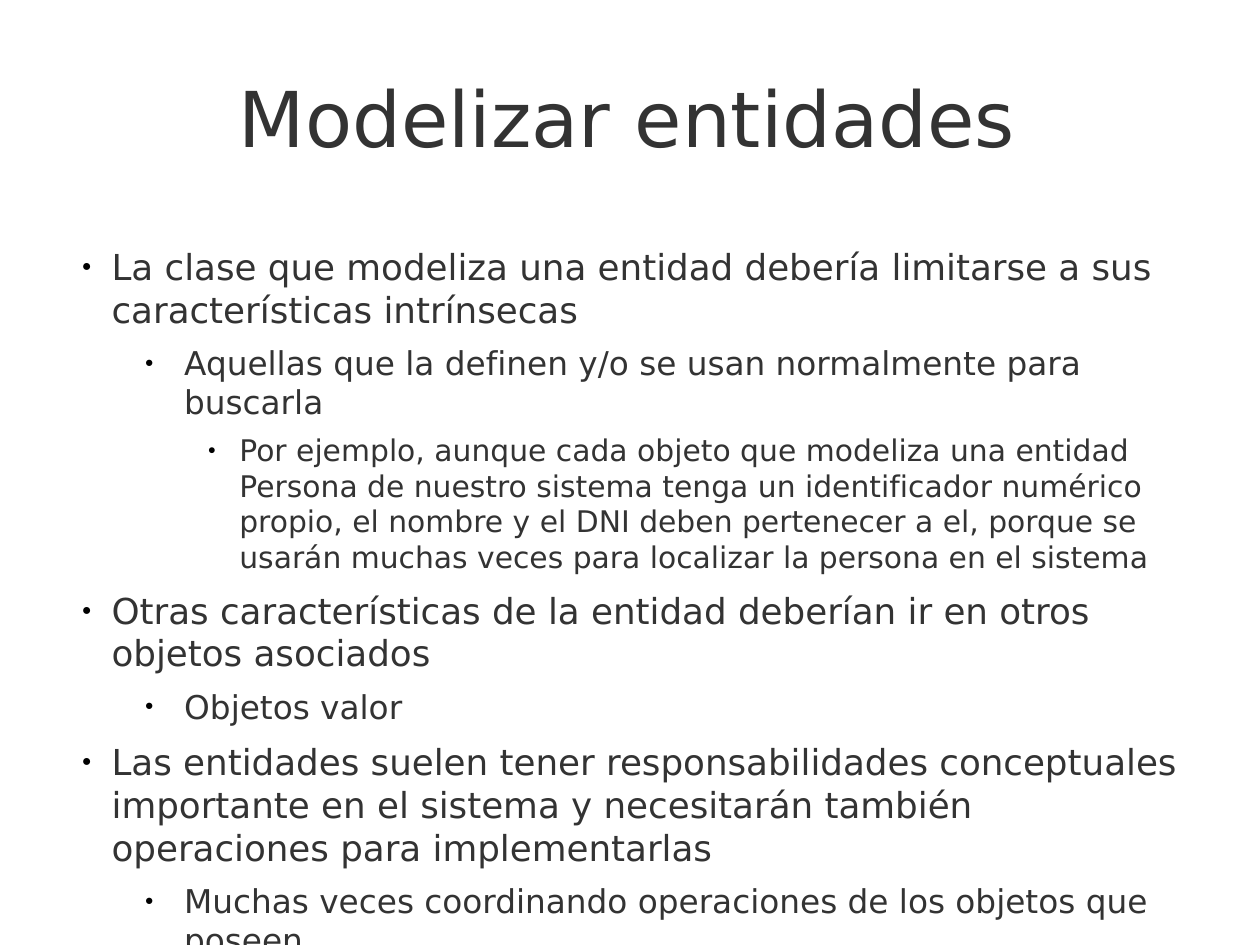
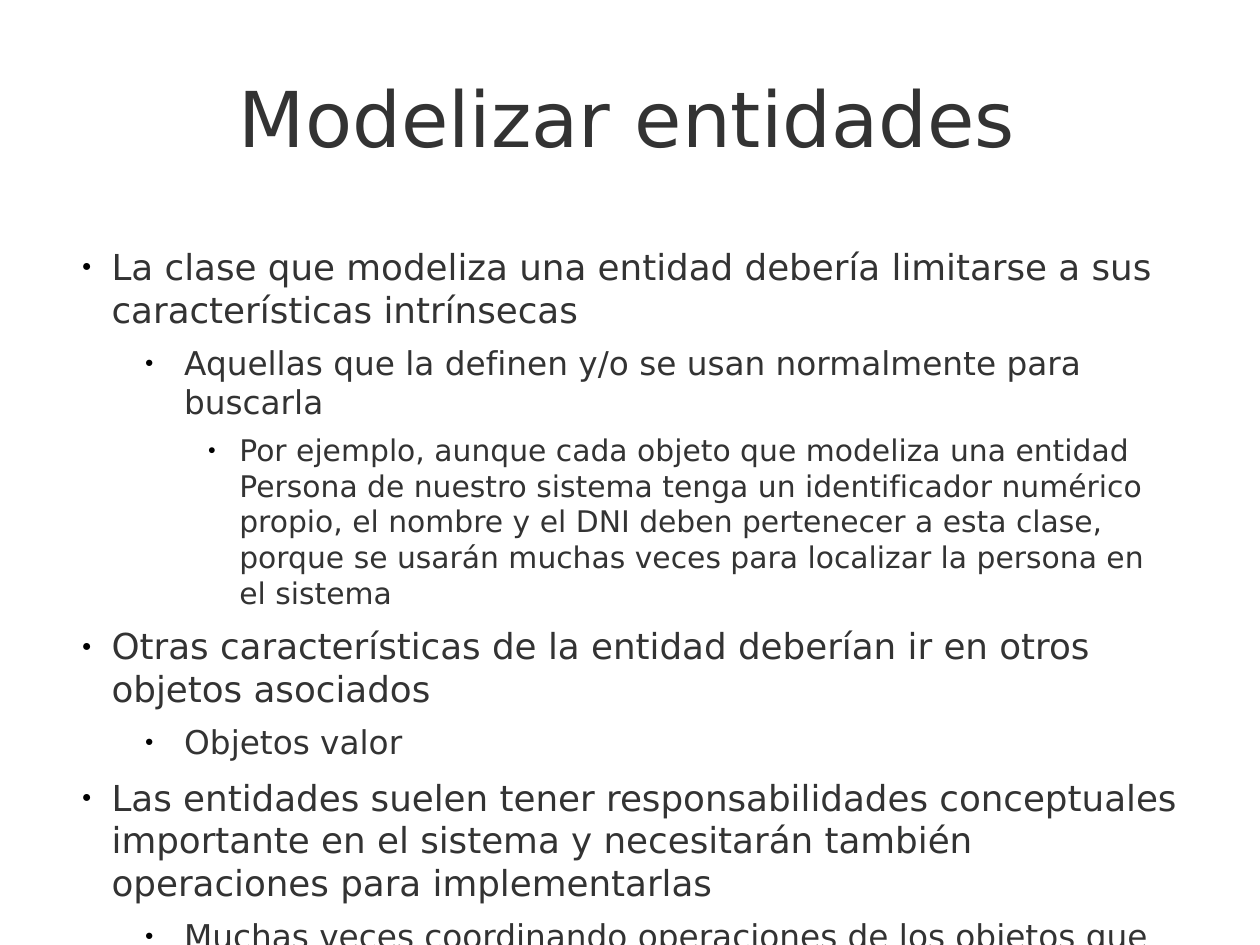
Before and after one commit to UNIZAR-30249-LabIS/ddd-slides, a slide deck: slide 26 of 8i_LabIS-D02-DomainDrivenDesign-Modelo de dominio en software.odp. Drawn at 1260x945 pixels with LibreOffice and Linux fonts; fonts in the diff are those of the drawing; background and template pictures are left out. Boxes give left, top, right and bottom in pixels: in the first picture for what was removed or moved away, otherwise in the second. Text is boxed around its words. In the diff, an @@ line names an element or a change of style, - is before the commit and + after.

```diff
--- a/8i_LabIS-D02-DomainDrivenDesign-Modelo de dominio en software.odp
+++ b/8i_LabIS-D02-DomainDrivenDesign-Modelo de dominio en software.odp
@@ text at (239, 438, 1143, 605): text changed @@
-    ● Por ejemplo, aunque cada objeto que modeliza una entidad Persona de nuestro sistema tenga un identificador numérico propio, el nombre y el DNI deben pertenecer a el, porque se usarán muchas veces para localizar la persona en el sistema
+    ● Por ejemplo, aunque cada objeto que modeliza una entidad Persona de nuestro sistema tenga un identificador numérico propio, el nombre y el DNI deben pertenecer a esta clase, porque se usarán muchas veces para localizar la persona en el sistema
@@ text at (17, 882, 606, 922): text changed @@
-Salvo que se indique lo contrario, este trabajo es © 21/04/2019 Rubén Béjar http://www.rubenbejar.com
+Salvo que se indique lo contrario, este trabajo es © 19/02/2022 Rubén Béjar http://www.rubenbejar.com
```
Also in this commit, not shown: 65 other slides changed, 3 other files.
